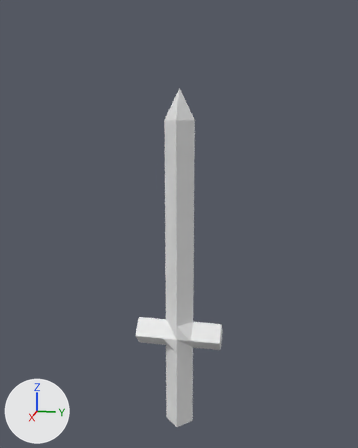
Before and after pictures for a commit that changed the Blender file Assets/Items/Weapons/Sword/sword_basic.blend.
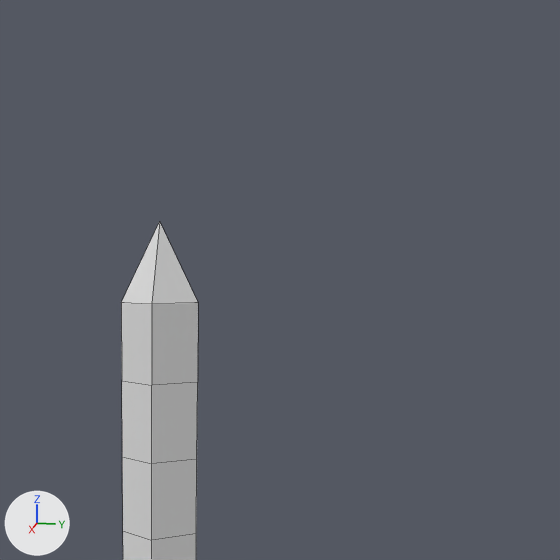
Each version is shown whole from a 50 mm camera at (0.965, 0.192, 0.614) aimed at (-0.007, -0.002, 0.371), then close up on the part from 33% to 94% of the width and 0% to 50% of the height. The axes (+X, +Y, +Z) are drawn at lower left. The lights are the same throughout. The close-ups show mesh edges as thin lines.
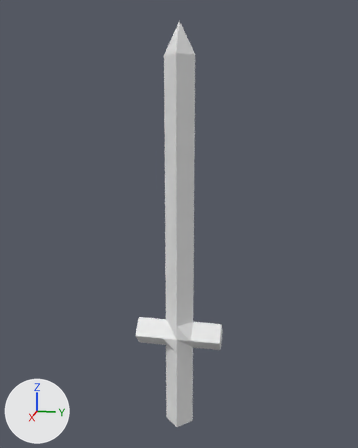
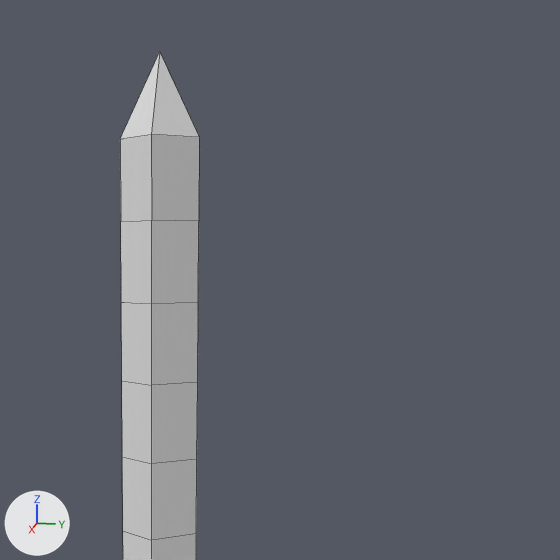
Changed parts and their boxes (x1, y1, x2, y2) in the close-ups (560 x 560 px):
'Cube', reshaped
    before: (121, 222, 198, 560)
    after: (120, 52, 199, 560)
part 1 of me_cube_001, built on
    before: (122, 222, 198, 304)
    after: (120, 52, 199, 304)

Diff of the bpy script that builds the scene:
```diff
--- a/Assets/Items/Weapons/Sword/sword_basic.blend.py
+++ b/Assets/Items/Weapons/Sword/sword_basic.blend.py
@@ me_cube_001 @@
 me_cube_001.from_pydata(...)  # 63 vertices, 65 faces; spans x -0.03..0.03, y -0.09..0.09, z -0.12..0.6
 # used by ob_cube; location = (0.0, 0.0, 0.04)
 # verts and faces of me_cube_001; kept vertices keep their numbers, new ones are numbered from 63
 # before: 9 (0.0, -0.03, 0.54) at pixel (121, 302), 14 (0.0, 0.0, 0.6) at pixel (159, 221), 15 (0.0, 0.03, 0.54) at pixel (198, 302), 34 (0.03, 0.0, 0.54) at pixel (151, 303), 42 (-0.03, 0.0, 0.54)
+# me_cube_001 part 1
+delete_faces([(14, 34, 15), (9, 14, 15, 42), (9, 34, 14)])
+verts[14] = (0.0, 0.0, 0.72)  # moved, pixel (159, 51)
+for new, old in zip([*range(63, 67)], [9, 15, 34, 42]): verts[new] = verts[old] + (0.0, 0.0, 0.06)
+for new, old in zip([*range(67, 71)], [*range(63, 67)]): verts[new] = verts[old] + (0.0, 0.0, 0.06)
+faces += [(63, 65, 69, 67), (14, 69, 68), (64, 66, 70, 68), (14, 68, 70, 67), (63, 67, 70, 66), (64, 68, 69, 65)]
+faces += [(14, 67, 69), (15, 64, 65, 34), (9, 63, 66, 42), (15, 42, 66, 64), (9, 34, 65, 63)]
```
